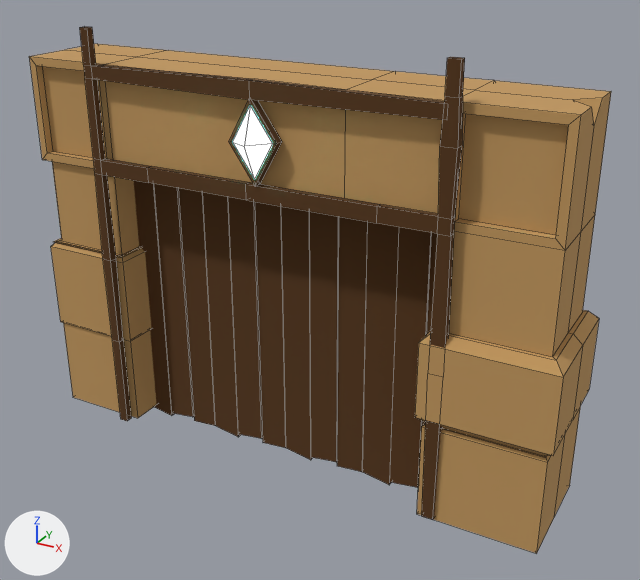
An edit to the FBX model Assets/Models/EgyptDoor.fbx, drawn before and after from the same camera.
Both versions are drawn from a camera (50 mm lens) standing at (-19.81, -18.32, 10.77) and looking at (-27.56, -4.22, 3.72). Lighting does not change. The marker at lower left points along +X, +Y and +Z. Mesh edges are drawn as thin lines. Where no turn or scale is listed for an object, it has been applied to the vertices. Vertices at the same position are counted once.

In view in the first picture: 'Cube.001', 'Gem.001'.
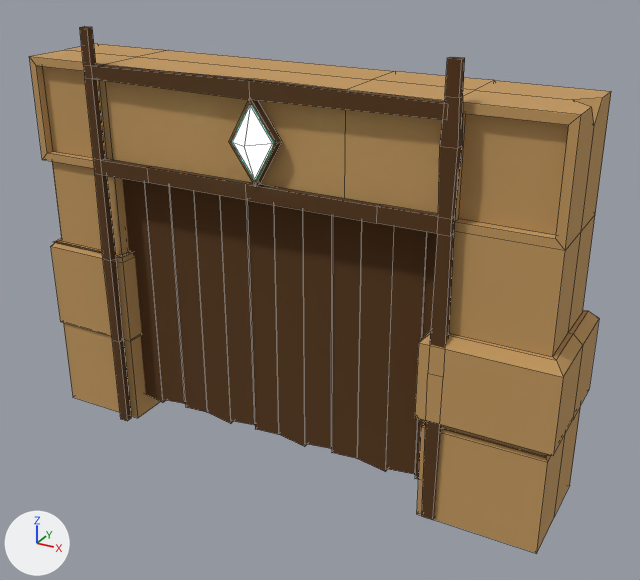
The newer file is also turned or shifted as a whole; pictures and numbers use the older file's frame.

Patch to the scene script:
```diff
--- a/Assets/Models/EgyptDoor.fbx.py
+++ b/Assets/Models/EgyptDoor.fbx.py
@@ me_cube_006 @@
 me_cube_006.from_pydata(...)  # 96 vertices, 72 faces; spans x -7.09..0.3, y -0.34..0.3, z -3.2..3.11
 # used by ob_cube_001; location = (-24.9, -4.14, 3.03)
+# me_cube_006 part 1: the whole mesh is moved by (0.05, -0.34, 0.55)
 me_cube_006.materials.append(mat_material_004)
```

Pixel boxes (x1, y1, x2, y2) of what changed, in the pictures (640 x 580 px):
'Cube.001', mesh moved: before (133, 180, 437, 488); after (122, 178, 437, 479)
